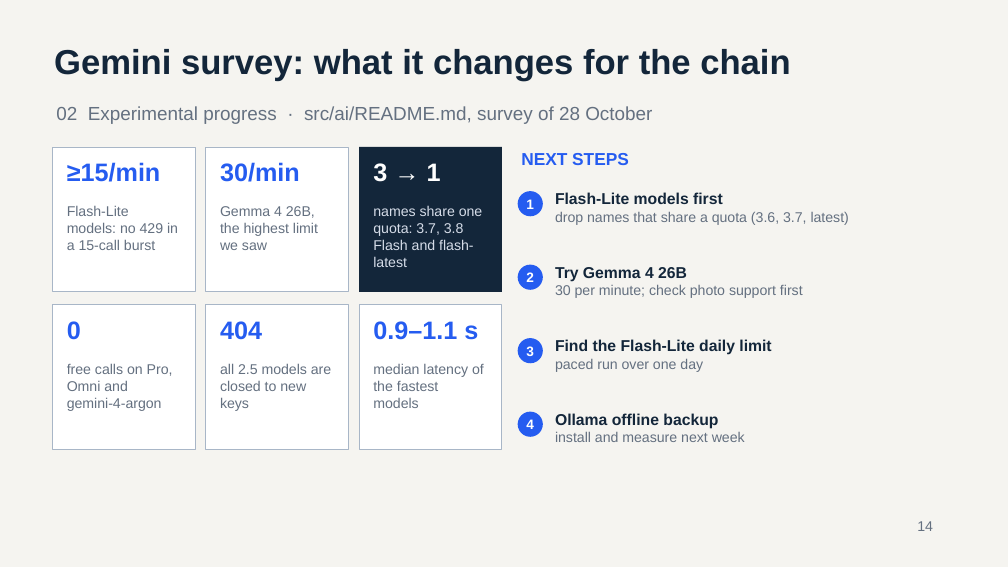
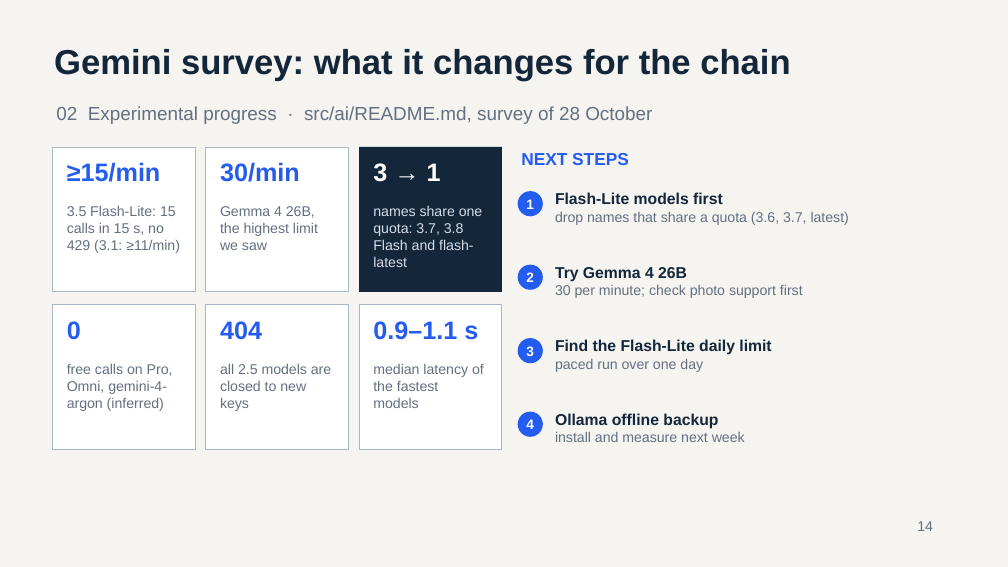
Before and after one commit to bhsei/26B, a slide deck: slide 14 of weekly-reports/W07/Weekly_Report_W07.pptx. Drawn at 1008x567 pixels with LibreOffice and Linux fonts; fonts in the diff are those of the drawing. Boxes give left, top, right and bottom in pixels: in the first picture for what was removed or moved away, otherwise in the second. Text is boxed around its words. In the diff, an @@ line names an element or a change of style, - is before the commit and + after.

```diff
--- a/weekly-reports/W07/Weekly_Report_W07.pptx
+++ b/weekly-reports/W07/Weekly_Report_W07.pptx
@@ text at (67,205,180,253): text changed @@
-Flash-Lite models: no 429 in a 15-call burst
+3.5 Flash-Lite: 15 calls in 15 s, no 429 (3.1: ≥11/min)
@@ text at (67,364,173,411): text changed @@
-free calls on Pro, Omni and gemini-4-argon
+free calls on Pro, Omni, gemini-4-argon (inferred)
```
Also in this commit, not shown: 5 other slides changed.
